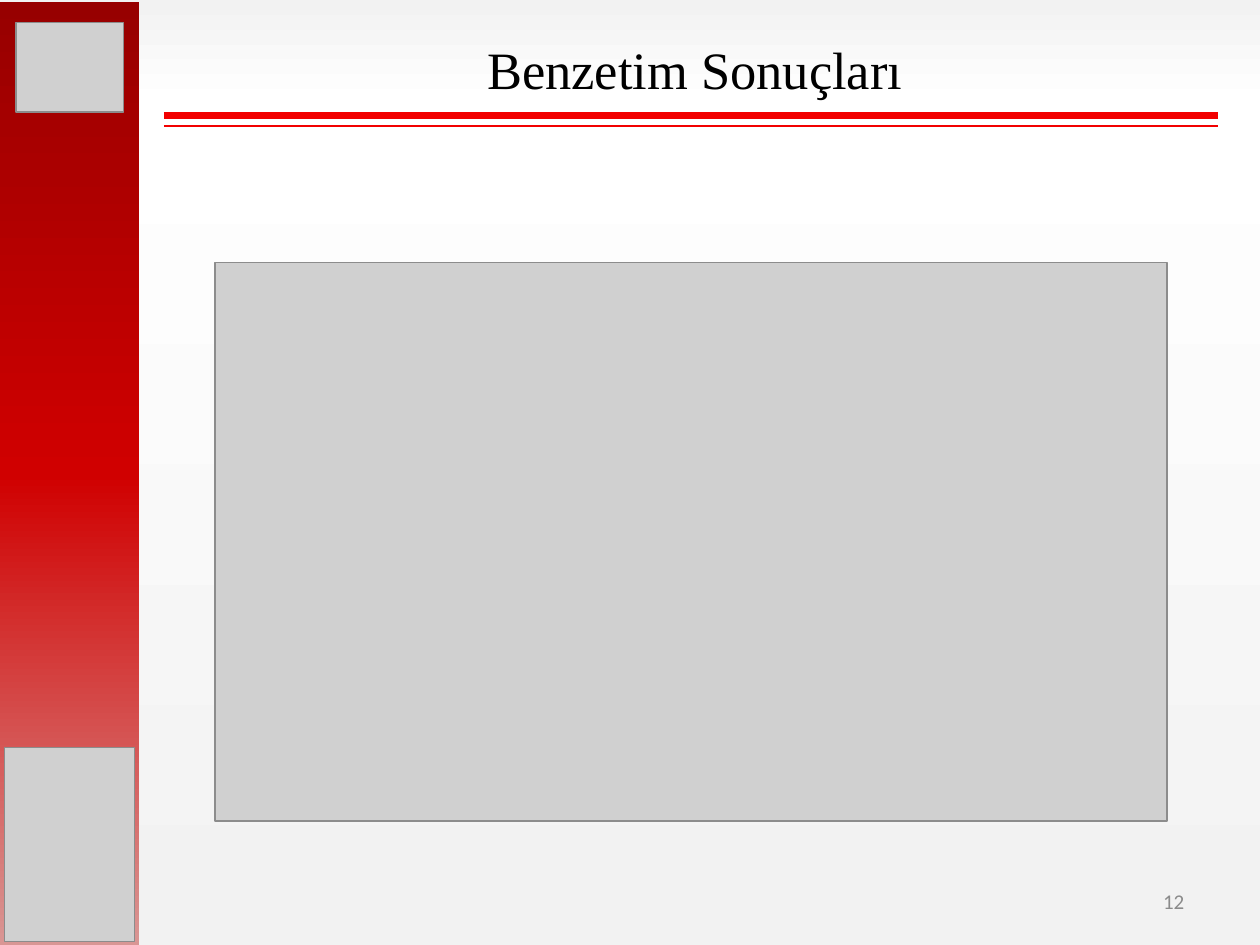
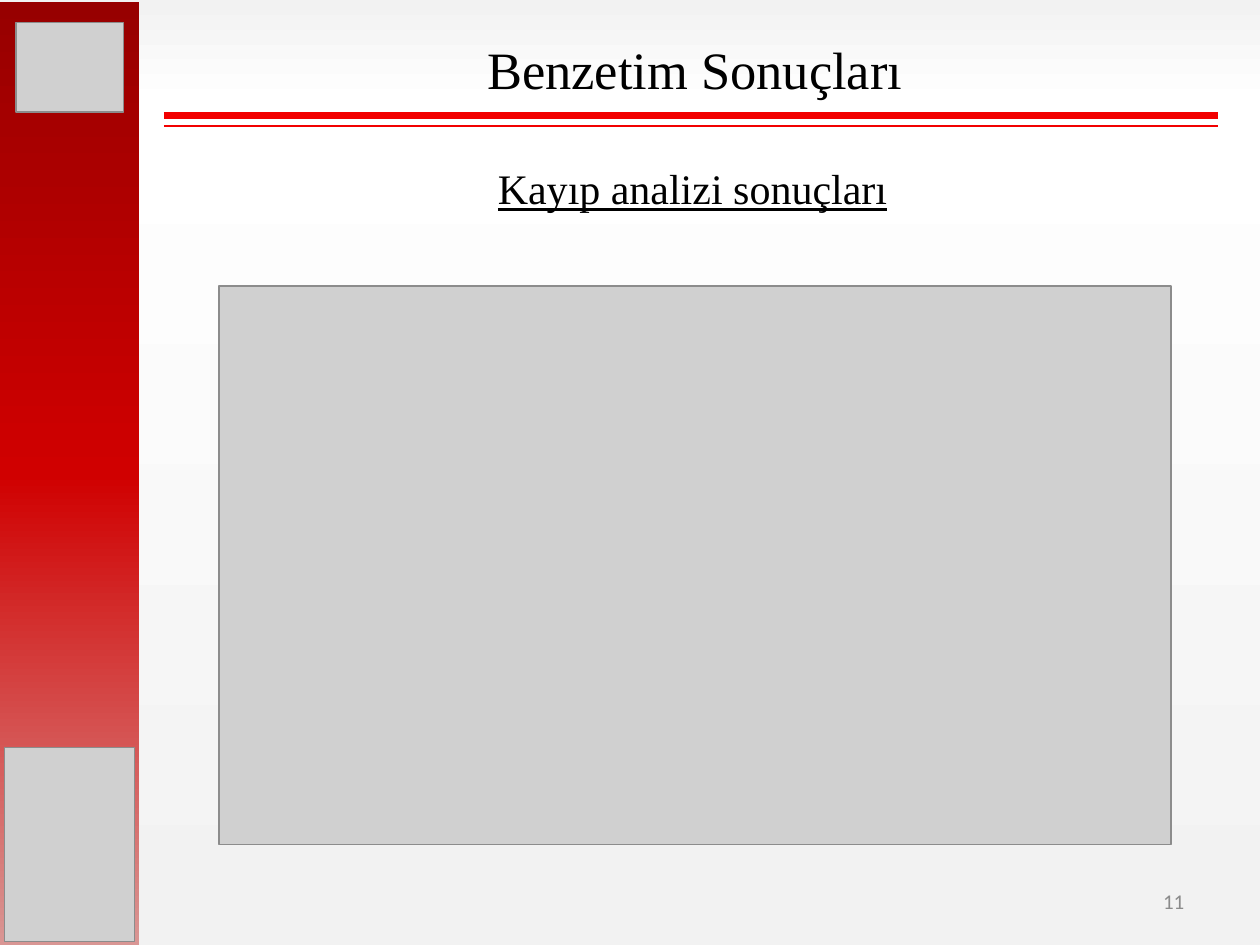
Before and after one commit to hakanpolat/IMMD, a slide deck: slide 11 of Paper/EL-EN 2017/sunum/ELEN2017_OralPres_Mesut_Uğur.pptx (slide 12 before the commit). Drawn at 1260x945 pixels with LibreOffice and Linux fonts; fonts in the diff are those of the drawing; grey boxes stand for pictures. Boxes give left, top, right and bottom in pixels: in the first picture for what was removed or moved away, otherwise in the second. Text is boxed around its words. In the diff, an @@ line names an element or a change of style, - is before the commit and + after.

```diff
--- a/Paper/EL-EN 2017/sunum/ELEN2017_OralPres_Mesut_Uğur.pptx
+++ b/Paper/EL-EN 2017/sunum/ELEN2017_OralPres_Mesut_Uğur.pptx
@@ text added at (x1=498, y1=175, x2=887, y2=213), 24 pt, text #000000, underline @@
+Kayıp analizi sonuçları
@@ picture moved from (x1=215, y1=262, x2=1168, y2=820) to (x1=219, y1=286, x2=1172, y2=844) @@
@@ page number at (x1=1163, y1=895, x2=1184, y2=909): text changed @@
-12
+11
```
Also in this commit, not shown: 3 other slides changed, 1 other file.
